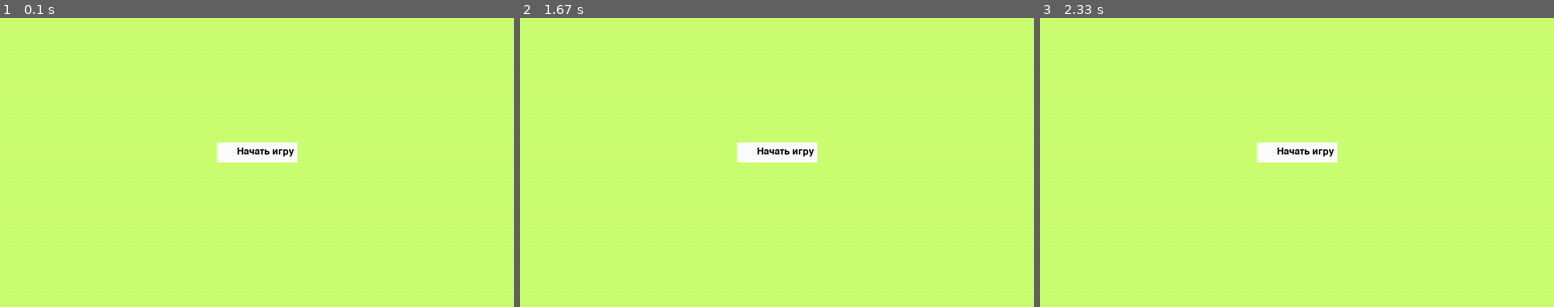
Above: before the commit, frames 1-3 (left to right).
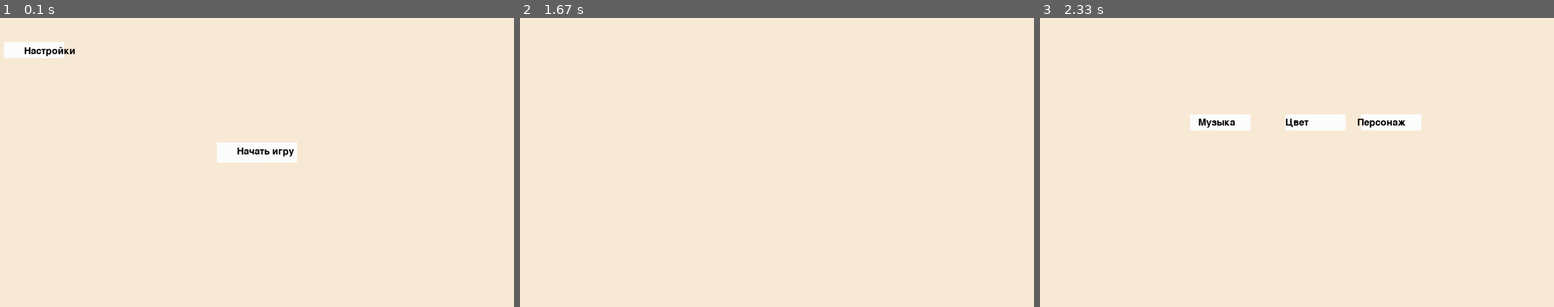
Above: after the commit, the same moments.

Repository: Gogi4-stepikov/Project_pygame
Game: pygame game, started from main.py
The game is run twice, just before and just after one commit, with the same random seed, the same clock (stepped at 60 frames per second) and the same inputs.
Inputs (mouse positions are in pixels of both pictures, inside the frame that each line leads up to):
- Up to frame 1 (0.1 s): no input
- Up to frame 2 (1.67 s): click (555, 49) at 0.38 s, where only the run after the commit has a clickable "Настройки"; click (869, 122) at 0.72 s, where only the run after the commit has a clickable "Персонаж"; click (869, 122) at 1.05 s; click (797, 122) at 1.55 s, where only the run after the commit has a clickable "Цвет"
- Up to frame 3 (2.33 s): click (1317, 122) at 1.88 s

The runs differ from the first frame. In frame 1, 99% of the frame differs, in the area x 0-100%, y 0-100%; in frame 2, 100%; in frame 3, 100%.

Commit message:
Update main.py
settings

Diff:
--- a/main.py
+++ b/main.py
@@ -7,6 +7,38 @@
     start_text = font.render("Начать игру", True, pygame.Color("Black"))
     screen.blit(start_text, (start_button_rect.x + 50, start_button_rect.y + 10))
     return start_button_rect
+
+def draw_settings_button(screen):
+    settings_button_rect = pygame.Rect(10, 60, 150, 40)
+    pygame.draw.rect(screen, pygame.Color("White"), settings_button_rect)
+    settings_text = font.render("Настройки", True, pygame.Color("Black"))
+    screen.blit(settings_text, (settings_button_rect.x + 50, settings_button_rect.y + 10))
+    return settings_button_rect
+
+def draw_settings(screen):
+    set_lbl = font.render("Настройки", True, pygame.Color("Black"))
+    screen.blit(set_lbl, (width // 2 - set_lbl.get_width() // 2, height // 2 - set_lbl.get_height() // 2 - 500))
+
+def draw_color_settings_button(screen):
+    clr_text = font.render("Цвет", True, pygame.Color("Black"))
+    color_settings_button_rect = pygame.Rect(width // 2 - clr_text.get_width() // 2, height // 2 - 120, 150, 40)
+    pygame.draw.rect(screen, pygame.Color("White"), color_settings_button_rect)
+    screen.blit(clr_text, (width // 2 - clr_text.get_width() // 2, height // 2 - clr_text.get_height() // 2 - 100))
+    return color_settings_button_rect
+
+def draw_music_settings_button(screen):
+    msc_txt = font.render("Музыка", True, pygame.Color("Black"))
+    music_settings_button_rect = pygame.Rect(width // 2 - msc_txt.get_width() // 2 - 220, height // 2 - 120, 150, 40)
+    pygame.draw.rect(screen, pygame.Color("White"), music_settings_button_rect)
+    screen.blit(msc_txt, (width // 2 - msc_txt.get_width() // 2 - 200, height // 2 - msc_txt.get_height() // 2 - 100))
+    return music_settings_button_rect
+
+def draw_character_settings_button(screen):
+    chr_txt = font.render("Персонаж", True, pygame.Color("Black"))
+    character_settings_button_rect = pygame.Rect(width // 2 - chr_txt.get_width() // 2 + 220, height // 2 - 120, 150, 40)
+    pygame.draw.rect(screen, pygame.Color("White"), character_settings_button_rect)
+    screen.blit(chr_txt, (width // 2 - chr_txt.get_width() // 2 + 210, height // 2 - chr_txt.get_height() // 2 - 100))
+    return character_settings_button_rect
 
 def draw_continue_button(screen):
     continue_button_rect = pygame.Rect(width // 2 - 100, height // 2 - 50, 200, 50)
@@ -21,11 +53,19 @@
 font = pygame.font.Font(None, 36)
 current_screen = "start"
 start_button_rect = None
+settings_button_rect = None
+color_settings_button_rect = None
 continue_button_rect = None
 while True:
-    screen.fill(pygame.Color("darkolivegreen1"))
+    screen.fill(pygame.Color("antiquewhite"))
     if current_screen == "start":
         start_button_rect = draw_start_button(screen)
+        settings_button_rect = draw_settings_button(screen)
+    elif current_screen == "settings":
+        draw_settings(screen)
+        color_settings_button_rect = draw_color_settings_button(screen)
+        character_settings_button_rect = draw_character_settings_button(screen)
+        music_settings_rect = draw_music_settings_button(screen)
     elif current_screen == "continue":
         continue_button_rect = draw_continue_button(screen)
     elif current_screen == "end":
@@ -39,5 +79,15 @@
         if event.type == pygame.MOUSEBUTTONDOWN:
             if current_screen == "start" and start_button_rect.collidepoint(event.pos):
                 current_screen = "continue"
+            elif current_screen == "start" and settings_button_rect.collidepoint(event.pos):
+                current_screen = "settings"
+            elif current_screen == "settings" and color_settings_button_rect.collidepoint(event.pos):
+                current_screen = "color_settings"
+            elif current_screen == "color_settings" and color_settings_button_rect.collidepoint(event.pos):
+                current_screen = "settings"
+            elif current_screen == "settings" and character_settings_button_rect.collidepoint(event.pos):
+                current_screen = "character_settings"
+            elif current_screen == "character_settings" and character_settings_button_rect.collidepoint(event.pos):
+                current_screen = "settings"
             elif current_screen == "continue" and continue_button_rect.collidepoint(event.pos):
                 current_screen = "end"
